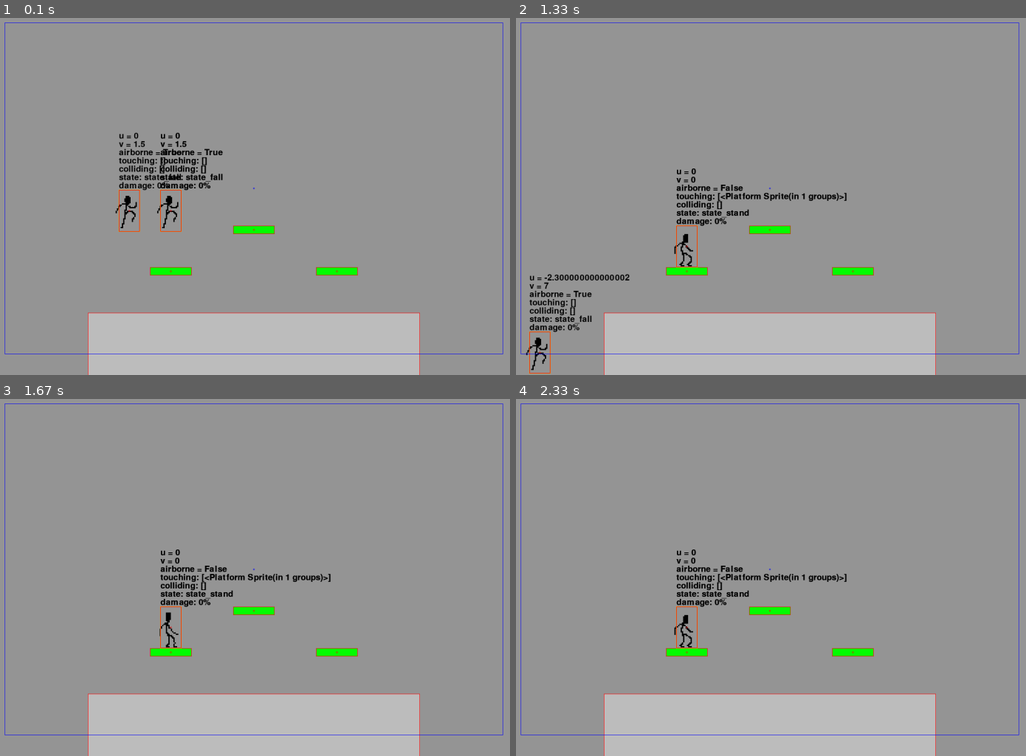
Above: before the commit, frames 1-4 (two rows, left to right).
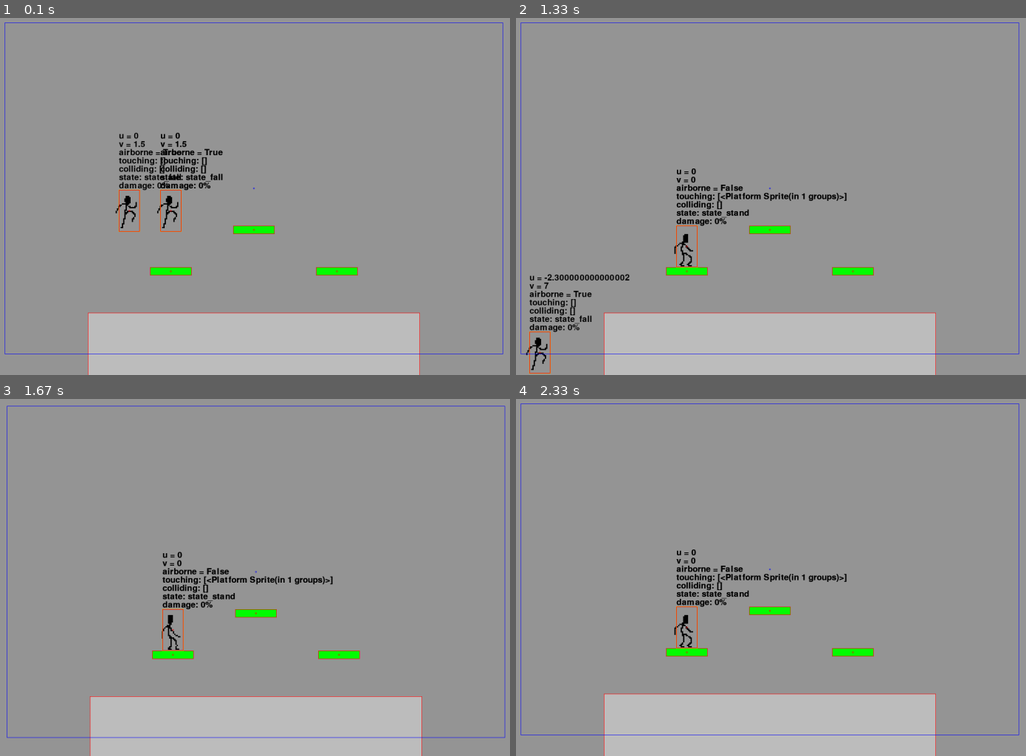
Above: after the commit, the same moments.

Repository: binnev/pygame_sandbox
Game: pygame game, started from fighting_game/__main__.py
Same seed, same stepped clock (60 frames per second), same inputs: the game is played once before the commit and once after it.
Inputs:
- Up to frame 1 (0.1 s): no input
- Up to frame 2 (1.33 s): hold A 0.33-0.87 s
- Up to frame 3 (1.67 s): no input
- Up to frame 4 (2.33 s): no input

Frames 1-2 are identical in both runs. In frame 3, 4.7% of the frame differs, in the area x 0-100%, y 1-100%; in frame 4, nothing differs.

Commit message:
Added screen shake

Diff:
--- a/fighting_game/groups.py
+++ b/fighting_game/groups.py
@@ -139,3 +139,4 @@
                 object.kill()
                 # todo: logic for keeping track of stocks
                 # todo: add particle effect, screen shake, etc
+                self.screen_shake = 20
